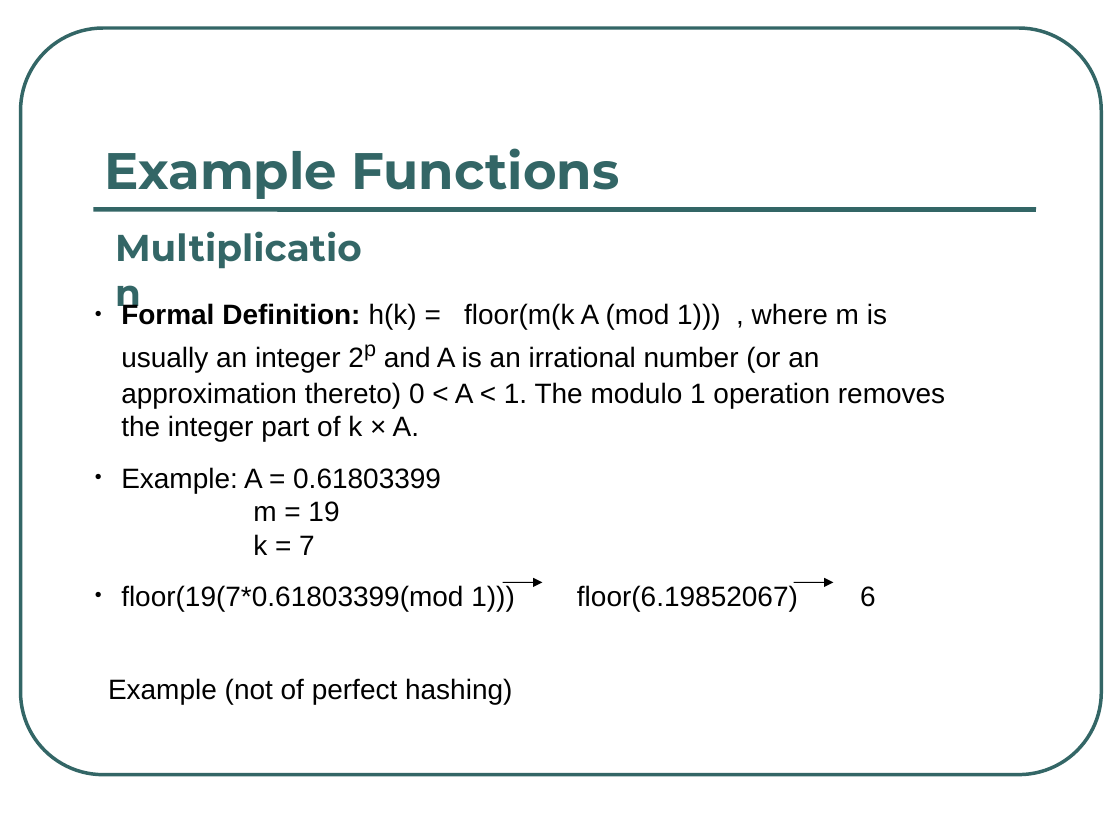
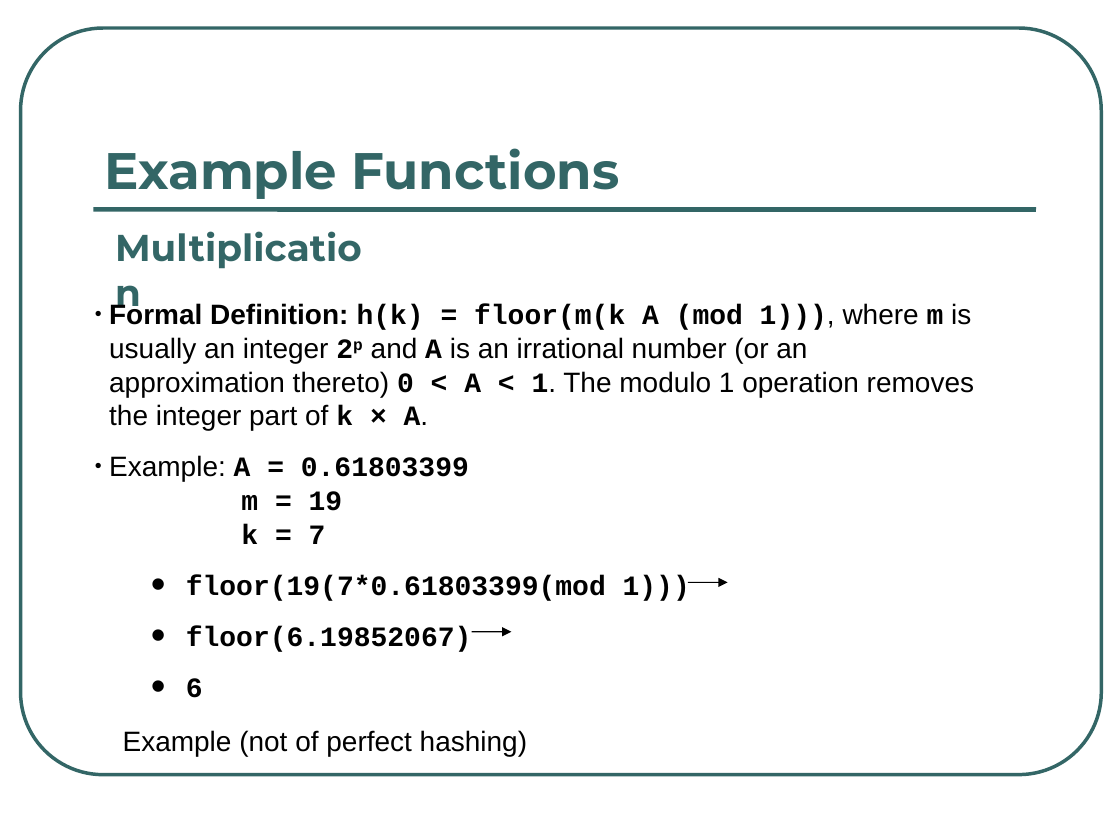
Before and after one commit to rugbyprof/3013-Algorithms, a slide deck: slide 31 of Lectures/L09/Hashing.ppt. Drawn at 1120x840 pixels with LibreOffice and Linux fonts; fonts in the diff are those of the drawing. Boxes give left, top, right and bottom in pixels: in the first picture for what was removed or moved away, otherwise in the second. Text is boxed around its words. In the diff, an @@ line names an element or a change of style, - is before the commit and + after.

Commit message:
ppt changes

```diff
--- a/Lectures/L09/Hashing.ppt
+++ b/Lectures/L09/Hashing.ppt
@@ text at bbox=[109, 303, 974, 430]: text changed @@
-• Formal Definition: h(k) = floor(m(k A (mod 1))) , where m is usually an integer 2p and A is an irrational number (or an approximation thereto) 0 < A < 1. The modulo 1 operation removes the integer part of k × A.
+• Formal Definition: h(k) = floor(m(k A (mod 1))), where m is usually an integer 2p and A is an irrational number (or an approximation thereto) 0 < A < 1. The modulo 1 operation removes the integer part of k × A.
@@ text at bbox=[109, 455, 469, 544]: font Arial to Courier New, bold on in "A = 0.61803399 m = 19 k ..."; indent changed @@
@@ text at bbox=[186, 575, 690, 698]: text changed; font Arial to Courier New; bold on @@
-• floor(19(7*0.61803399(mod 1))) floor(6.19852067) 6
+  • floor(19(7*0.61803399(mod 1)))
+  • floor(6.19852067)
+  • 6
@@ arrow moved from (794, 582) - (833, 582) to (688, 582) - (728, 582) @@
@@ arrow moved from (503, 582) - (542, 582) to (472, 632) - (512, 632) @@
@@ text "Example (not of perfect hashing)": place and size @@
-text "Example (not of perfect hashing)" at bbox=[108, 678, 512, 705]
+text "Example (not of perfect hashing)" at bbox=[123, 730, 527, 756]
```
Also in this commit, not shown: 20 other slides changed.
